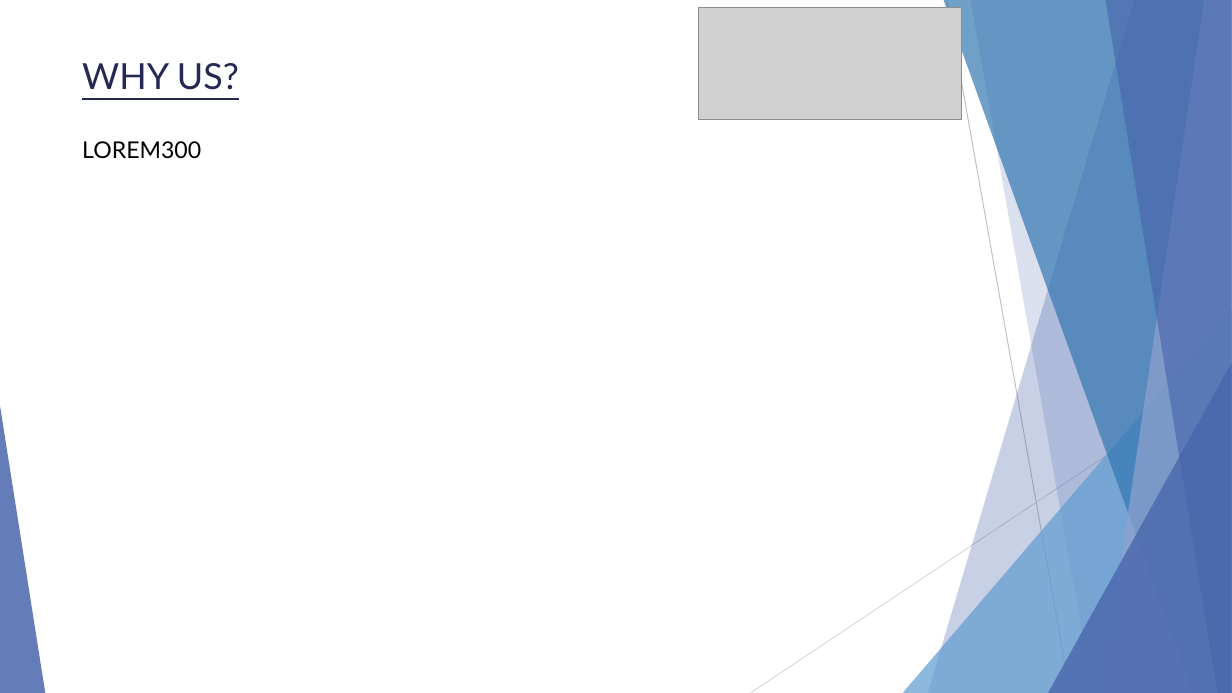
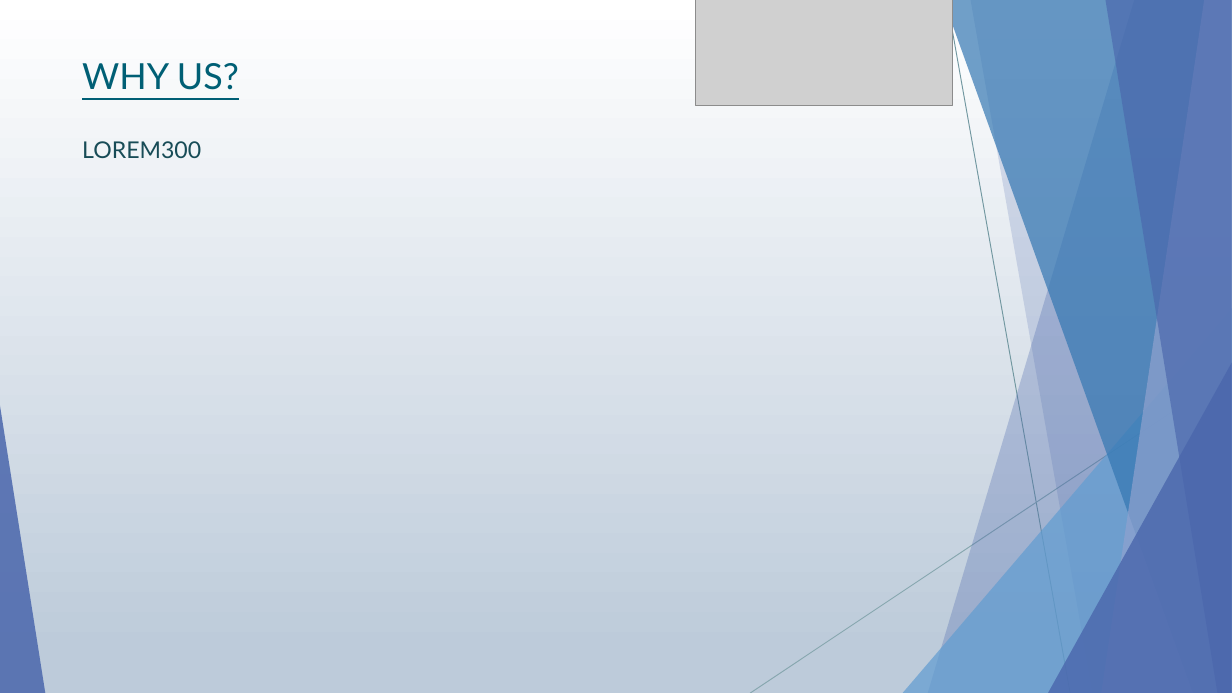
Before and after one commit to subhro1530/Hult-Prize, a slide deck: slide 6 of Demonstration.pptx. Drawn at 1232x693 pixels with LibreOffice and Linux fonts; fonts in the diff are those of the drawing; grey boxes stand for pictures. Boxes give left, top, right and bottom in pixels: in the first picture for what was removed or moved away, otherwise in the second. Text is boxed around its words. In the diff, an @@ line names an element or a change of style, - is before the commit and + after.

```diff
--- a/Demonstration.pptx
+++ b/Demonstration.pptx
@@ background #FFFFFF to gradient #FFFFFF to #BCCCDB @@
@@ picture: place and size @@
-picture at [699, 7, 962, 120]
+picture at [695, 0, 953, 106]
@@ line (947, 0) - (1070, 693): stroke #BFBFBF 0.75 pt to #7197A0 0.75 pt @@
@@ text "WHY US?" at [82, 63, 239, 90]: text colour #242852 to #005F75 @@
@@ text "LOREM300" at [82, 141, 201, 158]: text colour #000000 to #184C57 @@
@@ line (1232, 372) - (750, 693): stroke #D9D9D9 0.75 pt to #87A7AF 0.75 pt @@
```
Also in this commit, not shown: 6 other slides changed, 2 other files.
